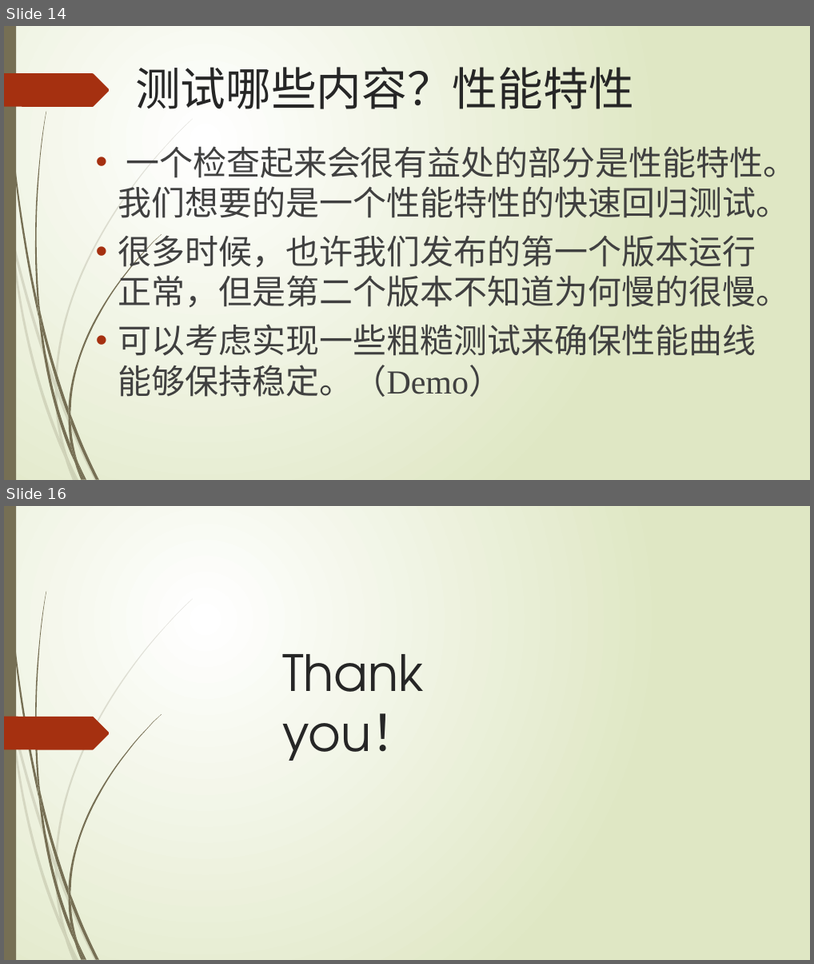
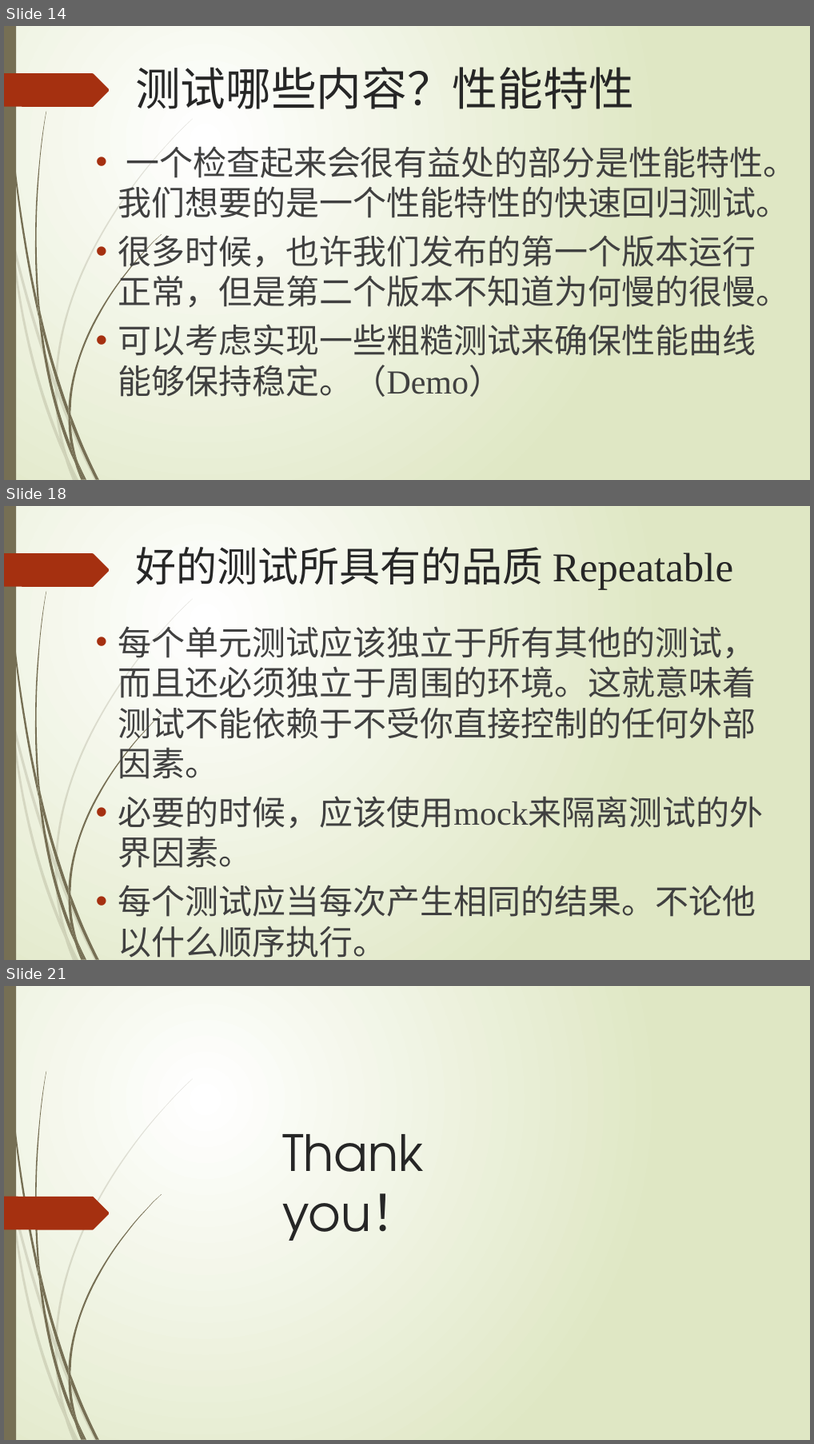
Before and after one commit to SilverFox8588/UnitTestDemo, a slide deck: 单元测试之道.pptx. Shown one above the other, each under a label of ours: slides 14 and 16 before the commit, slides 14, 18 and 21 after it; the slides between them are not shown. The pictures are 814x964 and 814x1444 pixels, drawn with LibreOffice and Linux fonts; fonts in the diff are those of the drawing. Boxes give left, top, right and bottom in pixels: in the first picture for what was removed or moved away, otherwise in the second. Text is boxed around its words. In the diff, an @@ line names an element or a change of style, - is before the commit and + after.

```diff
--- a/单元测试之道.pptx
+++ b/单元测试之道.pptx
@@ slide 18 added at (x1=4, y1=506, x2=810, y2=960), background gradient #FFFFFF to #DFE8C4; not listed: 24 template elements that a slide beside it also shows @@
@@ title added at (x1=135, y1=547, x2=734, y2=590), 48.6 pt, text #262626 @@
+好的测试所具有的品质 Repeatable
@@ text added at (x1=118, y1=621, x2=764, y2=957), 40 pt, text #404040 @@
+• 每个单元测试应该独立于所有其他的测试，而且还必须独立于周围的环境。这就意味着测试不能依赖于不受你直接控制的任何外部因素。
+• 必要的时候，应该使用mock来隔离测试的外界因素。
+• 每个测试应当每次产生相同的结果。不论他以什么顺序执行。
@@ what was slide 16 is now slide 21 @@
```
Also in this commit, not shown: 1 slide changed, 4 other slides added, 6 other files.
